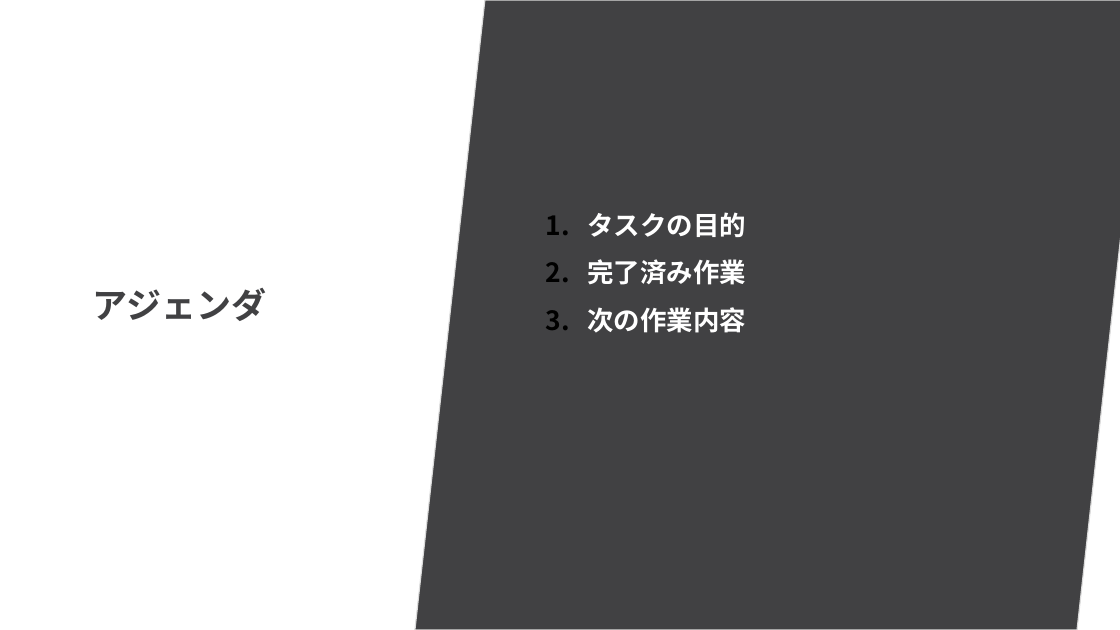
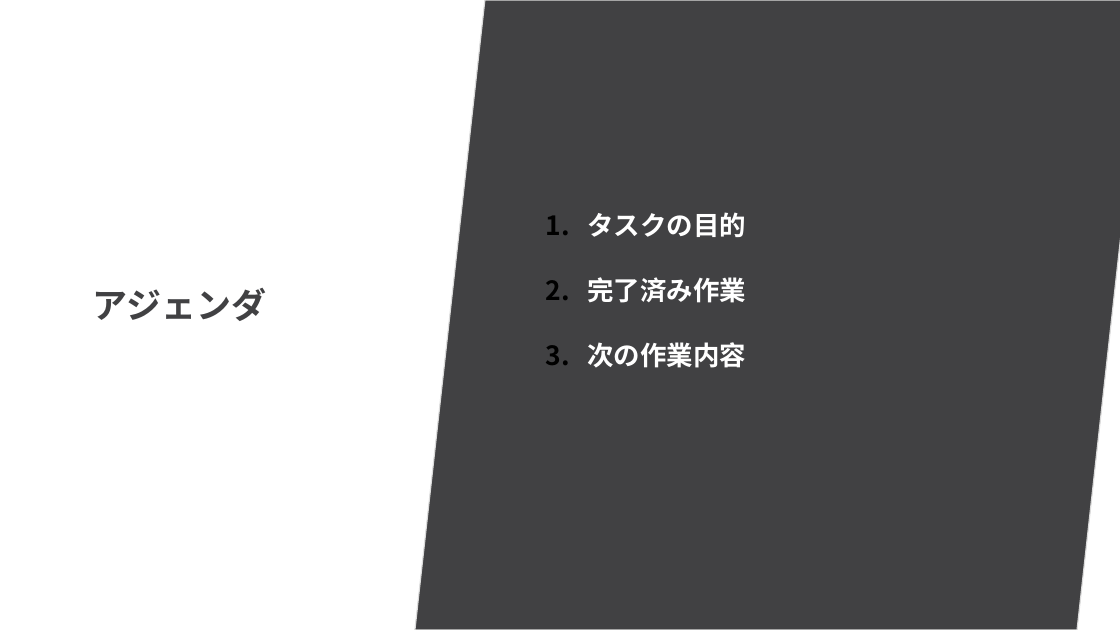
Before and after one commit to anhnvVNU/slide_maker, a slide deck: slide 2 of output/final_presentation.pptx. Drawn at 1120x630 pixels with LibreOffice and Linux fonts; fonts in the diff are those of the drawing; background and template pictures are left out. Boxes give left, top, right and bottom in pixels: in the first picture for what was removed or moved away, otherwise in the second. Text is boxed around its words. In the diff, an @@ line names an element or a change of style, - is before the commit and + after.

```diff
--- a/output/final_presentation.pptx
+++ b/output/final_presentation.pptx
@@ text "タスクの目的" at bbox=[587, 212, 746, 368]: more space between paragraphs @@
```
Also in this commit, not shown: 7 other slides changed, 15 slides added, 20 other files.
